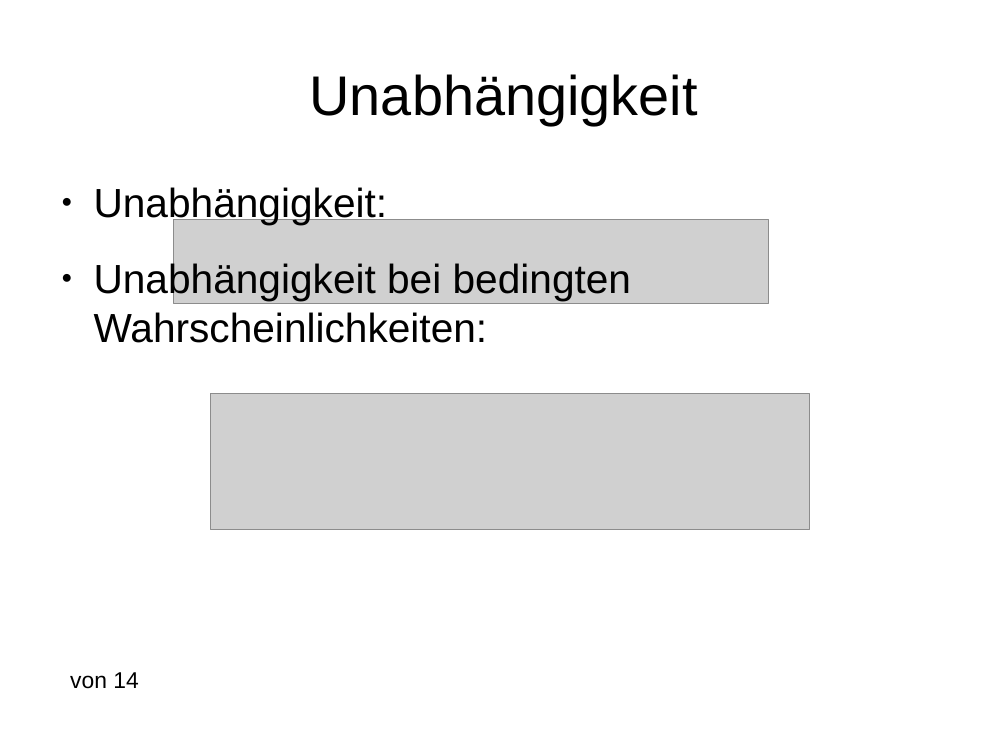
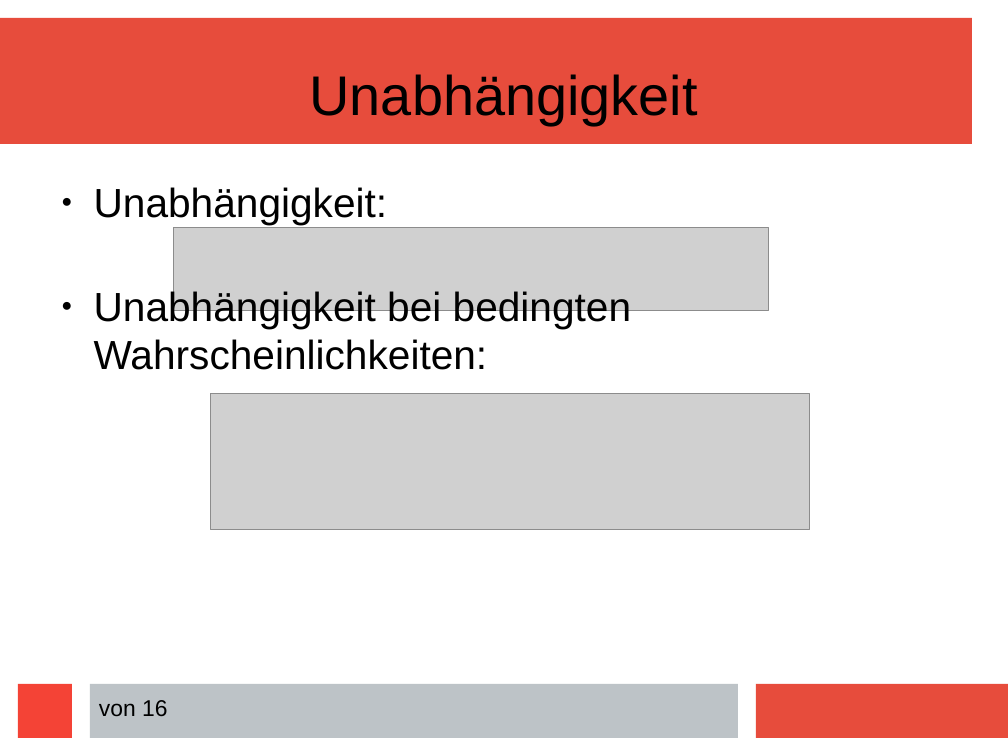
Before and after one commit to davidReward/robotik, a slide deck: slide 4 of praesi.pptx. Drawn at 1008x756 pixels with LibreOffice and Linux fonts; fonts in the diff are those of the drawing; grey boxes stand for pictures. Boxes give left, top, right and bottom in pixels: in the first picture for what was removed or moved away, otherwise in the second. Text is boxed around its words. In the diff, an @@ line names an element or a change of style, - is before the commit and + after.

```diff
--- a/praesi.pptx
+++ b/praesi.pptx
@@ rectangle added at (0, 18, 972, 145), fill #E74C3C @@
@@ text "Unabhängigkeit:" rewrapped from (94, 187, 631, 343) to (94, 187, 631, 370) @@
@@ picture: place and size @@
-picture at (174, 220, 769, 303)
+picture at (173, 228, 768, 311)
@@ rectangle added at (18, 684, 72, 738), fill #F44336 @@
@@ text removed at (70, 672, 138, 689) @@
-von 14
@@ rectangle added at (90, 684, 738, 738), fill #BDC3C7 @@
@@ rectangle added at (756, 684, 1008, 738), fill #E74C3C @@
@@ text added at (99, 700, 167, 716), 18 pt, text #000000 @@
+von 16
```
Also in this commit, not shown: 14 other slides changed, 1 slide added, 1 slide removed.
